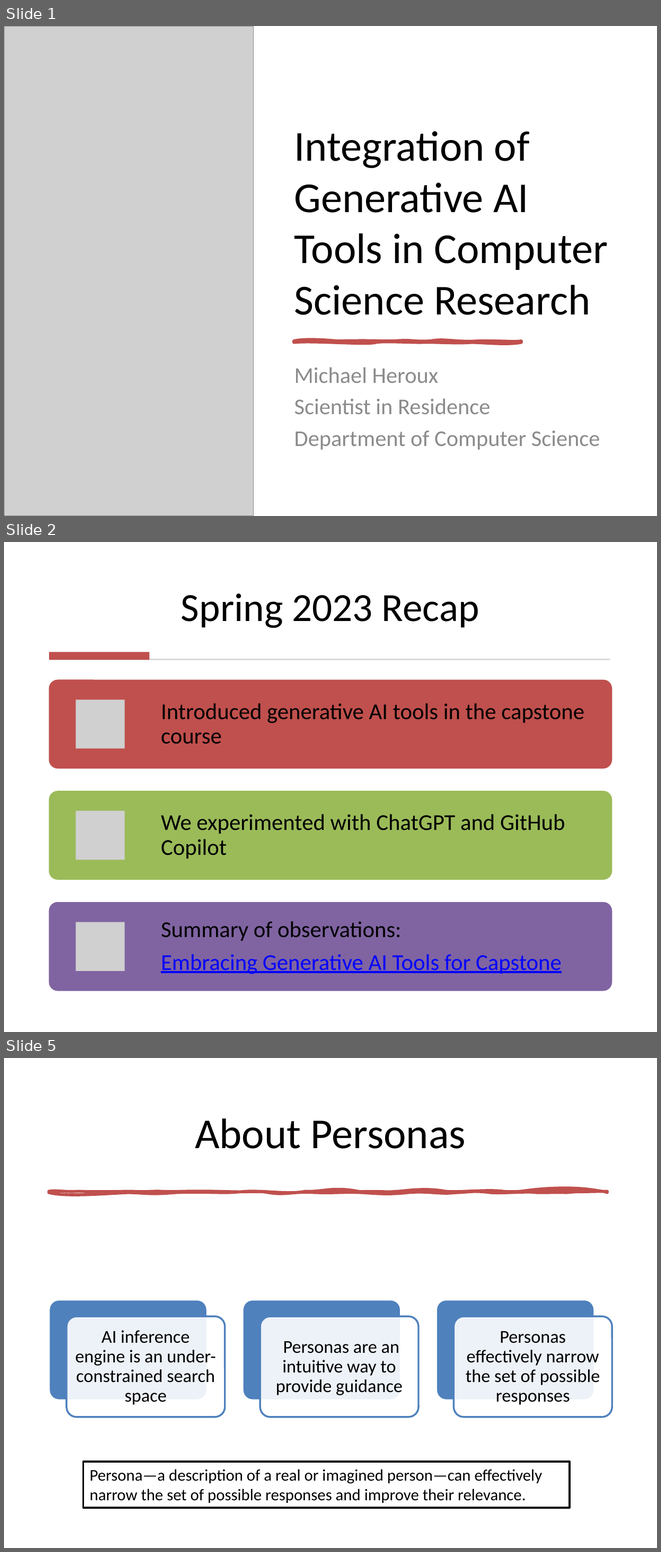
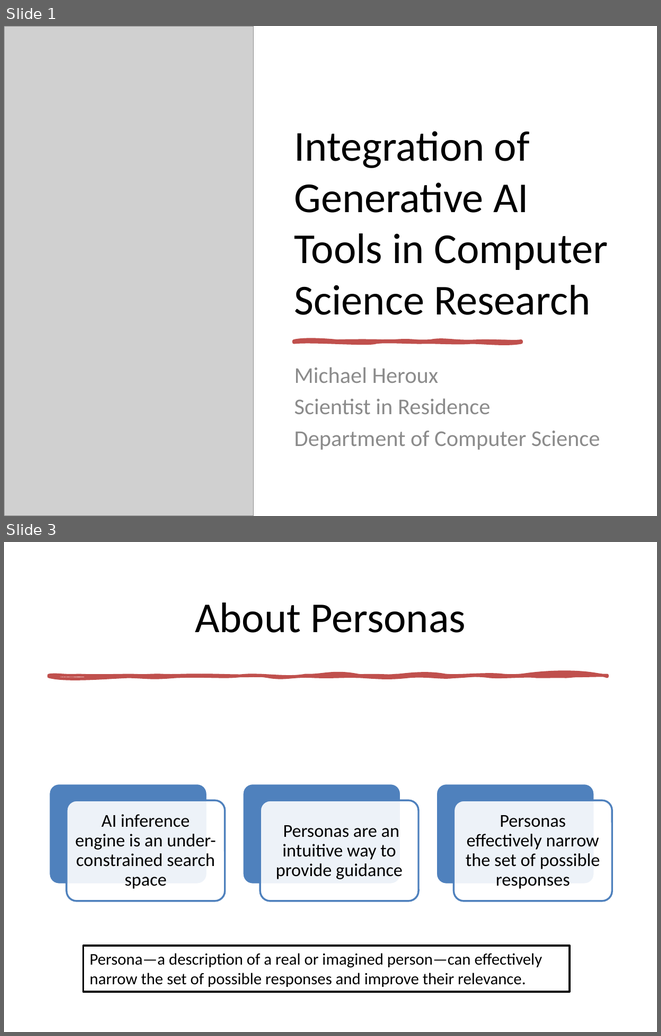
Before and after one commit to maherou/Teaching, a slide deck: files/CS373/GenerativeAITools/2023-09-Heroux-ScenariosPersonasContexts.pptx. Shown one above the other, each under a label of ours: slides 1, 2 and 5 before the commit, slides 1 and 3 after it; the slides between them are not shown. The pictures are 661x1552 and 661x1036 pixels, drawn with LibreOffice and Linux fonts; fonts in the diff are those of the drawing; grey boxes stand for pictures. Boxes give left, top, right and bottom in pixels: in the first picture for what was removed or moved away, otherwise in the second. Text is boxed around its words. In the diff, an @@ line names an element or a change of style, - is before the commit and + after.

```diff
--- a/files/CS373/GenerativeAITools/2023-09-Heroux-ScenariosPersonasContexts.pptx
+++ b/files/CS373/GenerativeAITools/2023-09-Heroux-ScenariosPersonasContexts.pptx
@@ slide 2 removed at [4, 542, 657, 1032], background #FFFFFF @@
@@ title removed at [181, 593, 479, 628] @@
-Spring 2023 Recap
@@ rectangle removed at [49, 652, 150, 660] @@
@@ rectangle removed at [50, 659, 610, 660] @@
@@ group removed at [49, 680, 612, 990]: 3 rounded rectangles, 3 pictures, 3 texts @@
-Introduced generative AI tools in the capstone course
-We experimented with ChatGPT and GitHub Copilot
-Summary of observations:
-Embracing Generative AI Tools for Capstone
@@ what was slide 5 is now slide 3 @@
```
Also in this commit, not shown: 1 other slide removed, 8 other files.
